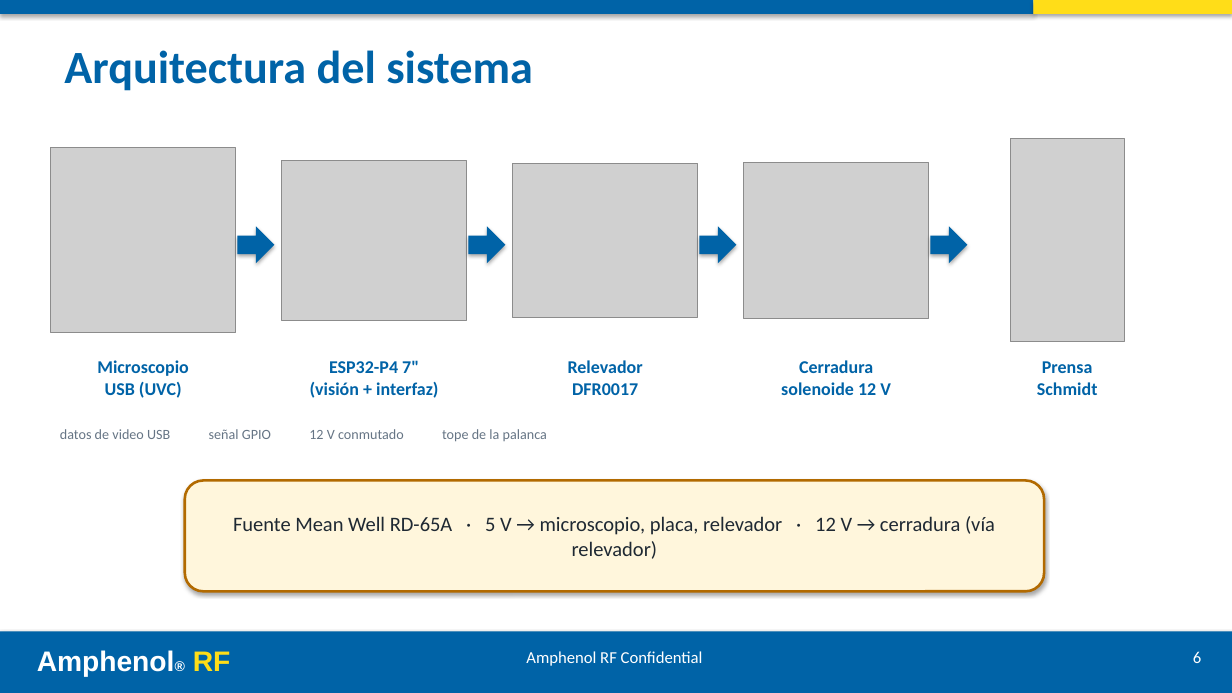
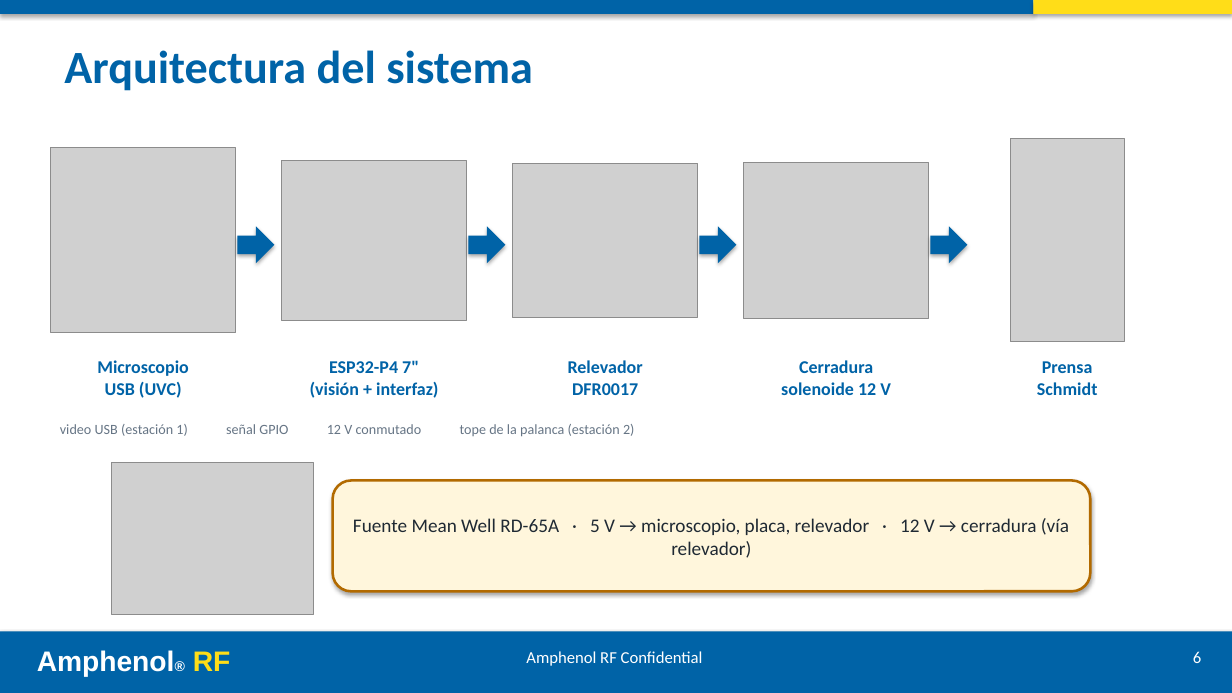
Before and after one commit to ricardosalmeron71-png/inspeccion-vision-solder-cap, a slide deck: slide 6 of docs/presentacion.pptx. Drawn at 1232x693 pixels with LibreOffice and Linux fonts; fonts in the diff are those of the drawing; grey boxes stand for pictures. Boxes give left, top, right and bottom in pixels: in the first picture for what was removed or moved away, otherwise in the second. Text is boxed around its words. In the diff, an @@ line names an element or a change of style, - is before the commit and + after.

```diff
--- a/docs/presentacion.pptx
+++ b/docs/presentacion.pptx
@@ text at (x1=60, y1=424, x2=634, y2=437): text changed @@
-datos de video USB señal GPIO 12 V conmutado tope de la palanca
+video USB (estación 1) señal GPIO 12 V conmutado tope de la palanca (estación 2)
@@ picture added at (x1=112, y1=462, x2=313, y2=615) @@
@@ rounded rectangle "Fuente Mean Well RD-65A · ..." resized from (x1=185, y1=481, x2=1044, y2=592) to (x1=333, y1=481, x2=1091, y2=592) @@
@@ rounded rectangle "Fuente Mean Well RD-65A · ..." at (x1=333, y1=481, x2=1091, y2=592): size 16 to 15 pt @@
```
Also in this commit, not shown: 10 other slides changed, 3 slides added, 16 other files.
